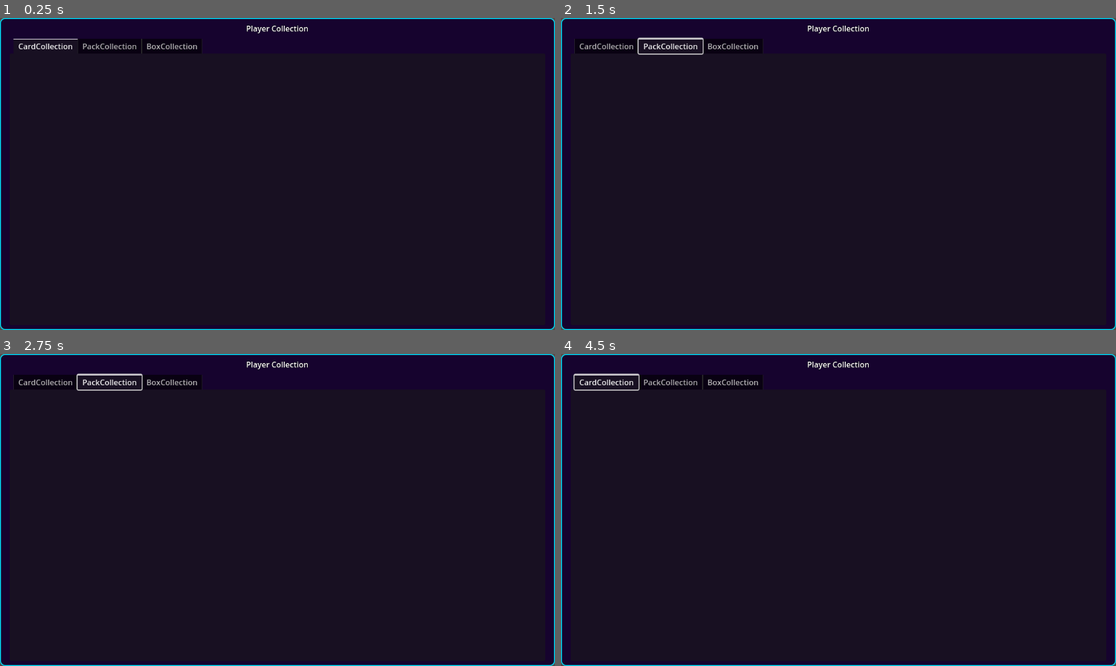
Above: before the commit, frames 1-4 (two rows, left to right).
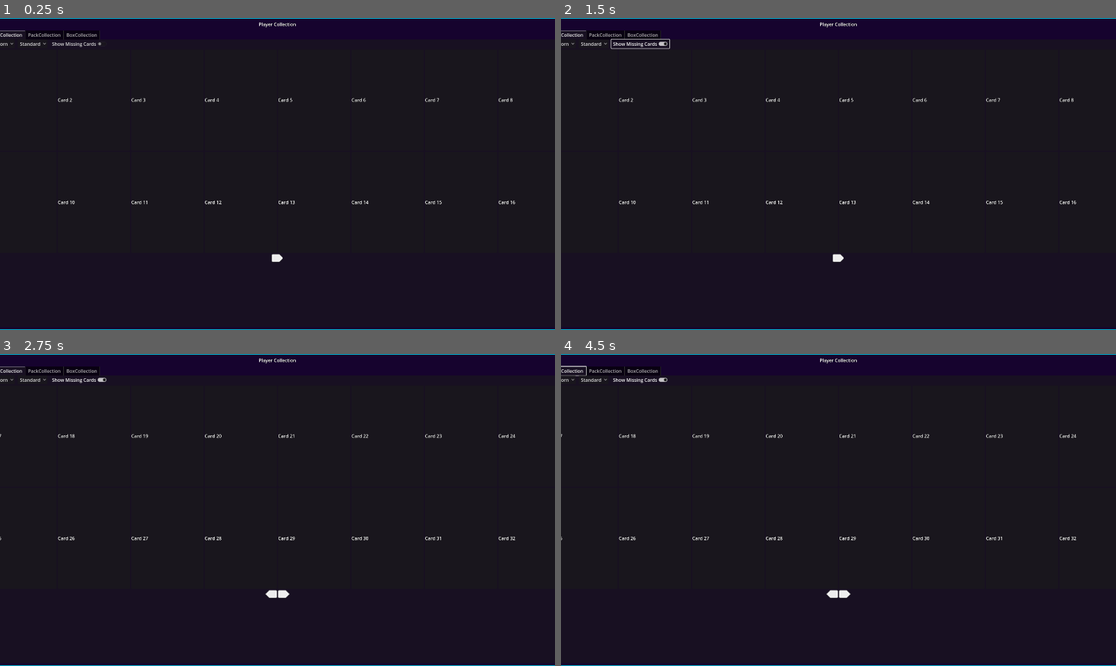
Above: after the commit, the same moments.

Repository: Coffeeworld/IdleCardShop
Game: Godot game, scene res://scenes/Main.tscn
The game is run twice, just before and just after one commit, with the same random seed, the same clock (stepped at 60 frames per second) and the same inputs.
Inputs (mouse positions are in pixels of both pictures, inside the frame that each line leads up to):
- Up to frame 1 (0.25 s): no input
- Up to frame 2 (1.5 s): click (594, 42) at 0.5 s, where only the run after the commit has a clickable "Standard"; click (638, 42) at 1.25 s, where only the run after the commit has a clickable "Show Missing Cards"
- Up to frame 3 (2.75 s): click (277, 594) at 2.02 s
- Up to frame 4 (4.5 s): click (832, 594) at 2.77 s; click (838, 594) at 3.52 s; click "Wipe Inventory" at 4.25 s

The runs differ from the first frame. In frame 1, 2.7% of the frame differs, in the area x 0-100%, y 0-100%; in frame 2, 2.8%; in frame 3, 2.9%; in frame 4, 2.9%.
Error after the commit: Cannot call method 'get_children' on a null value. (res://scenes/collection_ui.gd:45)

Commit message:
Working on a new ui for viewing the player's card collection

Diff:
--- a/globals/CardData.gd
+++ b/globals/CardData.gd
@@ -6,14 +6,14 @@
 
 func _ready():
 	update_card_dictionary()
-	print("Complete Card Dictionary")
-	print("----------------------")
+	#print("Complete Card Dictionary")
+	#print("----------------------")
 	for collection_name in complete_card_dictionary:
 		list_of_sets.append(collection_name)
-		for card_number in complete_card_dictionary[collection_name]:
-			print(collection_name, ": ", card_number)
-	print("----------------------")
-	print("End of Complete Card Dictionary")
+		#for card_number in complete_card_dictionary[collection_name]:
+			#print(collection_name, ": ", card_number)
+	#print("----------------------")
+	#print("End of Complete Card Dictionary")
 	print("List of sets: " + str(list_of_sets))
 
 func update_card_dictionary():
--- a/globals/GameManager.gd
+++ b/globals/GameManager.gd
@@ -5,7 +5,7 @@
 
 func _ready():
 	player_collection = SaveManager.load_or_create_player_collection(game_name)
-	print(player_collection)
+	#print(player_collection)
 	print(ProjectSettings.globalize_path("user://"))
 
 
--- a/globals/SaveManager.gd
+++ b/globals/SaveManager.gd
@@ -17,5 +17,5 @@
 		player_collection = PlayerCollection.new()
 		player_collection.game_name = game_name
 		ResourceSaver.save(player_collection, save_file_path + game_file_name + ".tres")
-	print(player_collection.get_player_collection())
+	#print(player_collection.get_player_collection())
 	return player_collection
--- a/project.godot
+++ b/project.godot
@@ -22,6 +22,12 @@
 SignalManager="*res://globals/SignalManager.gd"
 GameManager="*res://globals/GameManager.gd"
 
+[display]
+
+window/size/viewport_width=1920
+window/size/viewport_height=1080
+window/size/mode=2
+
 [input]
 
 god_panel={
--- a/resources/card.gd
+++ b/resources/card.gd
@@ -276,3 +276,6 @@
 			return card
 	print("-------------------")
 	return {}
+
+func get_card_number() -> String:
+	return str(number)
--- a/scenes/Card.tscn
+++ b/scenes/Card.tscn
@@ -7,10 +7,10 @@
 
 [sub_resource type="StyleBoxFlat" id="StyleBoxFlat_mvkka"]
 bg_color = Color(0, 0, 0, 1)
-corner_radius_top_left = 8
-corner_radius_top_right = 8
-corner_radius_bottom_right = 8
-corner_radius_bottom_left = 8
+corner_radius_top_left = 6
+corner_radius_top_right = 6
+corner_radius_bottom_right = 6
+corner_radius_bottom_left = 6
 
 [sub_resource type="StyleBoxFlat" id="StyleBoxFlat_sqnrt"]
 bg_color = Color(0, 0, 0, 1)
--- /dev/null
+++ b/scenes/CollectionGrid.tscn
@@ -0,0 +1,65 @@
+[gd_scene load_steps=5 format=3 uid="uid://dkljjfofwulko"]
+
+[ext_resource type="Theme" uid="uid://d0kvedaf1dlpf" path="res://themes/default.tres" id="1_4ugbq"]
+[ext_resource type="Script" path="res://scenes/collection.gd" id="2_62igq"]
+[ext_resource type="Texture2D" uid="uid://w0uuowrmlvdq" path="res://assets/ui_icons/PNG/grey_sliderLeft.png" id="3_pr6f5"]
+[ext_resource type="Texture2D" uid="uid://ka8u44vnj52k" path="res://assets/ui_icons/PNG/grey_sliderRight.png" id="4_lraqb"]
+
+[node name="Collection" type="VBoxContainer"]
+anchors_preset = 15
+anchor_right = 1.0
+anchor_bottom = 1.0
+grow_horizontal = 2
+grow_vertical = 2
+theme = ExtResource("1_4ugbq")
+script = ExtResource("2_62igq")
+
+[node name="HBoxContainer2" type="HBoxContainer" parent="."]
+layout_mode = 2
+theme_override_constants/separation = 10
+
+[node name="CollectionSelection" type="OptionButton" parent="HBoxContainer2"]
+unique_name_in_owner = true
+layout_mode = 2
+
+[node name="VariationSelection" type="OptionButton" parent="HBoxContainer2"]
+unique_name_in_owner = true
+layout_mode = 2
+size_flags_horizontal = 4
+size_flags_vertical = 4
+item_count = 2
+popup/item_0/text = "Standard"
+popup/item_0/id = 0
+popup/item_1/text = "Foil"
+popup/item_1/id = 1
+
+[node name="ShowMissingCards" type="CheckButton" parent="HBoxContainer2"]
+layout_mode = 2
+text = "Show Missing Cards"
+
+[node name="ItemGrids" type="CenterContainer" parent="."]
+unique_name_in_owner = true
+layout_mode = 2
+
+[node name="HBoxContainer" type="HBoxContainer" parent="."]
+layout_mode = 2
+size_flags_horizontal = 4
+size_flags_vertical = 4
+
+[node name="PreviousPage" type="TextureButton" parent="HBoxContainer"]
+unique_name_in_owner = true
+visible = false
+layout_mode = 2
+texture_normal = ExtResource("3_pr6f5")
+
+[node name="NextPage" type="TextureButton" parent="HBoxContainer"]
+unique_name_in_owner = true
+visible = false
+layout_mode = 2
+texture_normal = ExtResource("4_lraqb")
+
+[connection signal="item_selected" from="HBoxContainer2/CollectionSelection" to="." method="_on_collection_selection_item_selected"]
+[connection signal="item_selected" from="HBoxContainer2/VariationSelection" to="." method="_on_variation_selection_item_selected"]
+[connection signal="toggled" from="HBoxContainer2/ShowMissingCards" to="." method="_on_show_missing_cards_toggled"]
+[connection signal="pressed" from="HBoxContainer/PreviousPage" to="." method="_on_previous_page_pressed"]
+[connection signal="pressed" from="HBoxContainer/NextPage" to="." method="_on_next_page_pressed"]
--- a/scenes/Collection_UI.tscn
+++ b/scenes/Collection_UI.tscn
@@ -1,7 +1,8 @@
-[gd_scene load_steps=4 format=3 uid="uid://q42equjtngm5"]
+[gd_scene load_steps=5 format=3 uid="uid://q42equjtngm5"]
 
 [ext_resource type="Theme" uid="uid://d0kvedaf1dlpf" path="res://themes/default.tres" id="1_21x7y"]
 [ext_resource type="Script" path="res://scenes/collection_ui.gd" id="1_uo3ig"]
+[ext_resource type="PackedScene" uid="uid://dkljjfofwulko" path="res://scenes/CollectionGrid.tscn" id="3_0hnt6"]
 
 [sub_resource type="StyleBoxFlat" id="StyleBoxFlat_sul4u"]
 content_margin_left = 20.0
@@ -51,19 +52,15 @@
 layout_mode = 2
 size_flags_vertical = 3
 
-[node name="CardCollection" type="GridContainer" parent="PanelContainer/VBoxContainer/TabContainer"]
-unique_name_in_owner = true
+[node name="CardCollection" parent="PanelContainer/VBoxContainer/TabContainer" instance=ExtResource("3_0hnt6")]
 layout_mode = 2
-theme_override_constants/h_separation = 10
-theme_override_constants/v_separation = 10
-columns = 8
 
-[node name="PackCollection" type="GridContainer" parent="PanelContainer/VBoxContainer/TabContainer"]
-unique_name_in_owner = true
+[node name="PackCollection" parent="PanelContainer/VBoxContainer/TabContainer" instance=ExtResource("3_0hnt6")]
 visible = false
 layout_mode = 2
+item_type = 1
 
-[node name="BoxCollection" type="GridContainer" parent="PanelContainer/VBoxContainer/TabContainer"]
-unique_name_in_owner = true
+[node name="BoxCollection" parent="PanelContainer/VBoxContainer/TabContainer" instance=ExtResource("3_0hnt6")]
 visible = false
 layout_mode = 2
+item_type = 2
--- /dev/null
+++ b/scenes/collection.gd
@@ -0,0 +1,79 @@
+extends VBoxContainer
+
+@export var item_type: ItemTypes
+
+var current_page_index = 0
+
+enum ItemTypes {
+	CARD,
+	PACK,
+	BOX
+}
+
+func _ready():
+	for set_name in CardData.list_of_sets:
+		%CollectionSelection.add_item(set_name)
+		%CollectionSelection.select(0)
+		_on_collection_selection_item_selected(0)
+		%VariationSelection.select(0)
+		if %ItemGrids.get_child_count() > 0:
+			%NextPage.show()
+
+func _on_previous_page_pressed():
+	%NextPage.show()
+	%ItemGrids.get_child(current_page_index).hide()
+	current_page_index -= 1
+	%ItemGrids.get_child(current_page_index).show()
+	if current_page_index == 0:
+		%PreviousPage.hide()
+
+func _on_next_page_pressed():
+	%PreviousPage.show()
+	%ItemGrids.get_child(current_page_index).hide()
+	current_page_index += 1
+	%ItemGrids.get_child(current_page_index).show()
+	if (current_page_index + 1) >= %ItemGrids.get_child_count():
+		%NextPage.hide()
+
+func _on_collection_selection_item_selected(index):
+	if item_type == 0:
+		var set_name = %CollectionSelection.get_item_text(index)
+		var set_size = CardData.get_set_size(set_name)
+		var num_grids = set_size / 16
+		print("GRID COUNT" + str(num_grids))
+		for i in range(num_grids):
+			var grid = GridContainer.new()
+			# Configure the grid container as needed
+			grid.set_columns(8)
+			%ItemGrids.add_child(grid)
+			grid.hide()
+			for c in range(16):
+				var cardPanel = PanelContainer.new()
+				# Configure the panel container as needed
+				cardPanel.set_custom_minimum_size(Vector2(250, 350))
+				var cardLabel = Label.new()
+				cardLabel.set_text("Card " + str(i * 16 + c + 1))
+				cardPanel.add_child(cardLabel)
+				grid.add_child(cardPanel)
+		%ItemGrids.get_child(0).show()
+		for card in GameManager.player_collection.player_card_collection:
+			var card_number = card.get_card_number()
+			print("Card Number: " + card_number)
+			var card_panel = find_card_panel_by_number(card_number)
+			if card_panel != null:
+				var card_instance = load("res://scenes/Card.tscn").instantiate()
+				card_instance.set_card(card)
+				card_panel.add_child(card_instance)
+
+func _on_variation_selection_item_selected(index):
+	pass # Replace with function body.
+
+func _on_show_missing_cards_toggled(toggled_on):
+	pass # Replace with function body.
+
+func find_card_panel_by_number(number: String) -> PanelContainer:
+	for grid in %ItemGrids.get_children():
+		for cardPanel in grid.get_children():
+			if cardPanel.get_child(0).get_text() == "Card " + number:
+				return cardPanel
+	return null
--- a/shaders/card.tres
+++ b/shaders/card.tres
@@ -7,7 +7,6 @@
 
 
 "
-graph_offset = Vector2(-503.747, 11.5173)
 mode = 1
 flags/light_only = false
 nodes/vertex/0/position = Vector2(660, 140)
Not shown, added: assets/audio/click1.ogg.import
Not shown, added: assets/audio/click2.ogg.import
Not shown, added: assets/audio/rollover1.ogg.import
Not shown, added: assets/audio/rollover2.ogg.import
Not shown, added: assets/audio/switch2.ogg.import
Not shown, added: assets/audio/switch3.ogg.import
Binary file added: assets/fonts/kenvector_future.ttf
Not shown, added: assets/fonts/kenvector_future.ttf.import
Binary file added: assets/fonts/kenvector_future_thin.ttf
Not shown, added: assets/fonts/kenvector_future_thin.ttf.import
Binary file added: assets/ui_icons/PNG/blue_boxCheckmark.png
Not shown, added: assets/ui_icons/PNG/blue_boxCheckmark.png.import
(and 311 more such lines)
